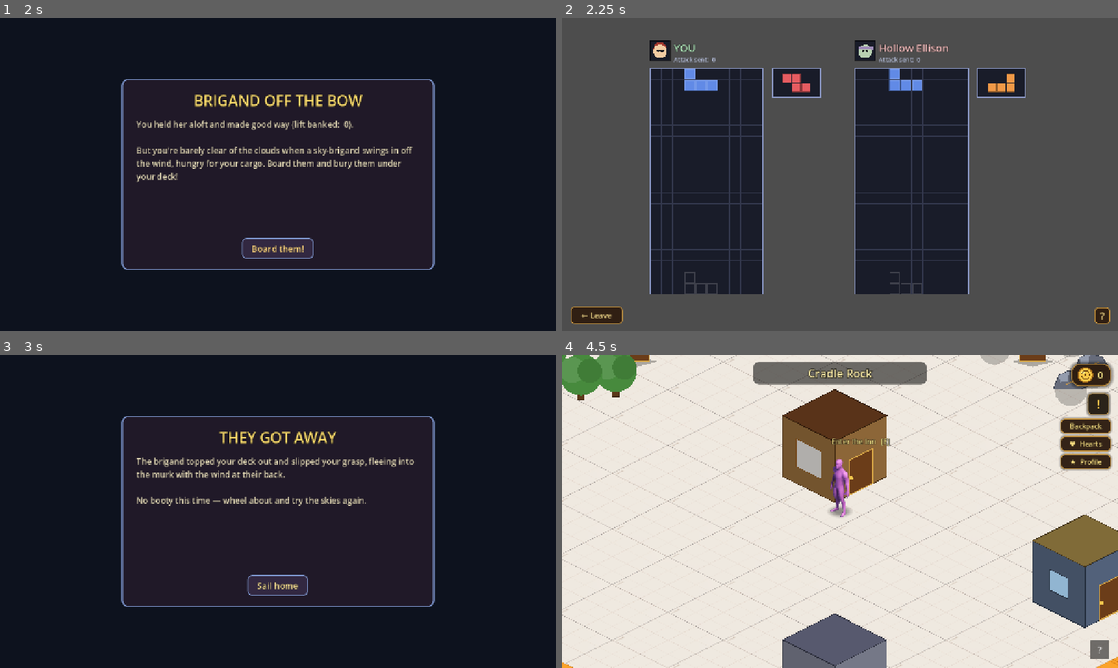
Above: before the commit, frames 1-4 (two rows, left to right).
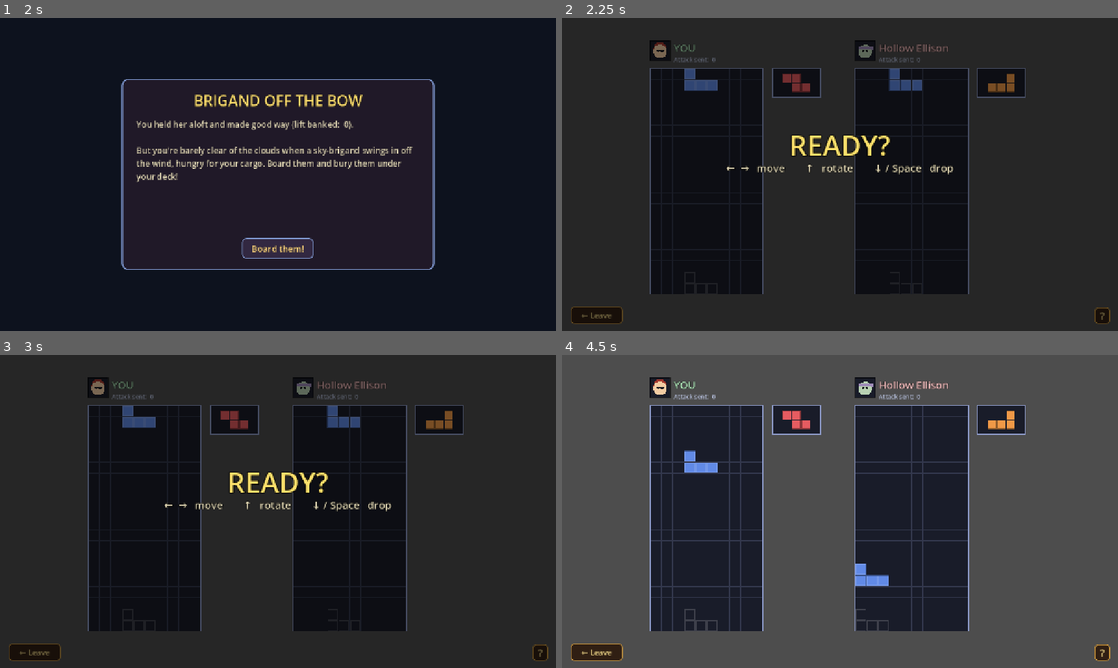
Above: after the commit, the same moments.

Repository: TairoyZone/shivaliva-shanty
Game: Godot game, scene res://voyages/voyage.tscn
Two runs of this game, one before a commit and one after it. Both use one fixed random seed, a clock stepped at 60 frames per second and the inputs below. This scene is started directly instead of the project's main scene.
Inputs (mouse positions are in pixels of both pictures, inside the frame that each line leads up to):
- Up to frame 1 (2 s): click "Man the Loft" at 0.5 s; click "← Leave" at 1.25 s
- Up to frame 2 (2.25 s): click "Board them!" at 2 s
- Up to frame 3 (3 s): click (33, 652) at 2.75 s, where only the run before the commit has a clickable "← Leave"
- Up to frame 4 (4.5 s): tap Enter (ui_accept) at 3.5, 3.77 s; move the mouse to (962, 495) at 3.52 s; hold D (move_right) 3.53-4.25 s; hold E (interact) 3.53-4.25 s; click (962, 495) at 3.67 s; click (840, 586) at 4.25 s, where only the run before the commit has a clickable "Sail home"

Frame 1 is identical in both runs. In frame 2, 72% of the frame differs, in the area x 0-100%, y 0-100%; in frame 3, 62%; in frame 4, 98%.

Commit message:
feat(skirmish): READY? lead-in freezes the boards + shows the controls before the match
Last demo blocker (readiness sweep): the duel + boarding dropped you into falling blocks with gravity AND the AI already running, controls only behind the '?'. New ReadyOverlay (puzzles/skirmish/ready_overlay.gd) PAUSES the tree the frame the scene loads (freezing every board + its bot), flashes READY? + the controls (<- -> move / up rotate / down|Space drop) for ~0.95s, then GO! + unpause + fade. Added at the end of skirmish_duel + skirmish_boarding _ready.

Self-frees; also unpauses in _exit_tree so a scene-change mid-beat can never leak a pause. Headless-verified (boards ran past the freeze with no soft-lock).

Co-Authored-By: Claude Opus 4.8 <noreply@anthropic.com>

Diff:
--- /dev/null
+++ b/puzzles/skirmish/ready_overlay.gd
@@ -0,0 +1,93 @@
+## A brief "READY? → GO!" lead-in for the versus boards. The instant a Skirmish scene loads it PAUSES
+## the tree (freezing both boards + their AI the same frame the pieces spawn), flashes the controls so
+## a first-timer isn't dropped into falling blocks blind, then UNPAUSES on GO! and fades out.
+##
+## Usage: `add_child(ReadyOverlay.new())` at the END of the match scene's _ready (after the boards are
+## built). Self-frees. Belt-and-suspenders: it also unpauses in _exit_tree so it can never leak a pause.
+class_name ReadyOverlay
+extends CanvasLayer
+
+
+## How long READY? holds (the boards stay frozen this whole time), then GO! + unfreeze.
+const HOLD : float = 0.95
+const FADE : float = 0.32
+
+var _root : Control
+var _title : Label
+
+
+func _ready() -> void:
+
+	layer = 25
+	process_mode = Node.PROCESS_MODE_ALWAYS   # run + animate while the tree is paused
+	_build()
+	if get_tree() != null:
+		get_tree().paused = true
+	_run()
+
+
+func _build() -> void:
+
+	var vp : Vector2 = get_viewport().get_visible_rect().size
+	_root = Control.new()
+	_root.set_anchors_preset(Control.PRESET_FULL_RECT)
+	_root.mouse_filter = Control.MOUSE_FILTER_STOP   # swallow clicks during the beat
+	_root.pivot_offset = vp * 0.5
+	add_child(_root)
+
+	var dim : ColorRect = ColorRect.new()
+	dim.color = Color(0, 0, 0, 0.5)
+	dim.set_anchors_preset(Control.PRESET_FULL_RECT)
+	dim.mouse_filter = Control.MOUSE_FILTER_STOP
+	_root.add_child(dim)
+
+	_title = Label.new()
+	_title.text = "READY?"
+	_title.add_theme_font_size_override("font_size", 64)
+	_title.add_theme_color_override("font_color", Color(0.99, 0.88, 0.42, 1.0))
+	_title.add_theme_color_override("font_outline_color", Color(0, 0, 0, 0.95))
+	_title.add_theme_constant_override("outline_size", 8)
+	_title.horizontal_alignment = HORIZONTAL_ALIGNMENT_CENTER
+	_title.size = Vector2(vp.x, 80.0)
+	_title.position = Vector2(0.0, vp.y * 0.40 - 40.0)
+	_root.add_child(_title)
+
+	var hint : Label = Label.new()
+	hint.text = "←  →   move        ↑   rotate        ↓ / Space   drop"
+	hint.add_theme_font_size_override("font_size", 24)
+	hint.add_theme_color_override("font_color", Color(0.90, 0.86, 0.72, 1.0))
+	hint.add_theme_color_override("font_outline_color", Color(0, 0, 0, 0.9))
+	hint.add_theme_constant_override("outline_size", 5)
+	hint.horizontal_alignment = HORIZONTAL_ALIGNMENT_CENTER
+	hint.size = Vector2(vp.x, 40.0)
+	hint.position = Vector2(0.0, vp.y * 0.40 + 40.0)
+	_root.add_child(hint)
+
+	# A small pop-in so it doesn't just appear.
+	_root.scale = Vector2(0.9, 0.9)
+	var pop : Tween = create_tween()
+	pop.tween_property(_root, "scale", Vector2.ONE, 0.18).set_trans(Tween.TRANS_BACK).set_ease(Tween.EASE_OUT)
+
+
+func _run() -> void:
+
+	await get_tree().create_timer(HOLD).timeout   # a process-always timer ticks while paused
+	if not is_instance_valid(self):
+		return
+	if _title != null:
+		_title.text = "GO!"
+		_title.add_theme_color_override("font_color", Color(0.62, 1.0, 0.52, 1.0))
+	if get_tree() != null:
+		get_tree().paused = false   # unfreeze — the match begins
+	var tw : Tween = create_tween()
+	tw.tween_interval(0.12)
+	tw.tween_property(_root, "modulate:a", 0.0, FADE)
+	tw.tween_callback(queue_free)
+
+
+# Safety: if this overlay is ever freed without finishing (e.g. a scene change mid-beat), make sure the
+# pause it set can't ride on into the next scene.
+func _exit_tree() -> void:
+
+	if get_tree() != null:
+		get_tree().paused = false
--- a/puzzles/skirmish/skirmish_boarding.gd
+++ b/puzzles/skirmish/skirmish_boarding.gd
@@ -145,6 +145,8 @@
 		if not c.is_player:
 			_on_ai_spawned(c)
 	_apply_voyage_footing()
+	# A "READY? → GO!" beat that freezes every board + shows the controls before the melee runs.
+	add_child(ReadyOverlay.new())
 
 
 # Voyage "arrival footing", two-sided: a strong Loft run pre-buries the brigand CREW (your reward),
--- a/puzzles/skirmish/skirmish_duel.gd
+++ b/puzzles/skirmish/skirmish_duel.gd
@@ -78,6 +78,9 @@
 	# connected to piece_spawned), so wake the bot for it now.
 	_on_opponent_spawned()
 	_apply_voyage_footing()
+	# A "READY? → GO!" beat that freezes both boards + shows the controls before the match runs (so a
+	# first-timer isn't dropped into falling blocks with the clock already going).
+	add_child(ReadyOverlay.new())
 
 
 # A Voyage boarding fight seeds the foe's board from the player's Loft run (the
